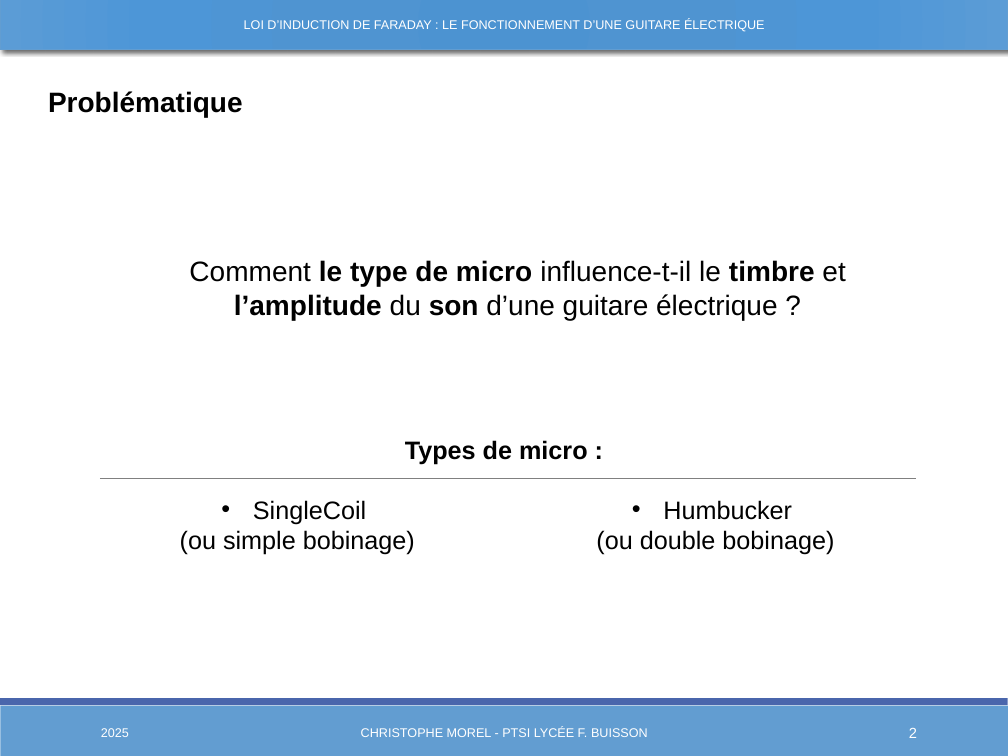
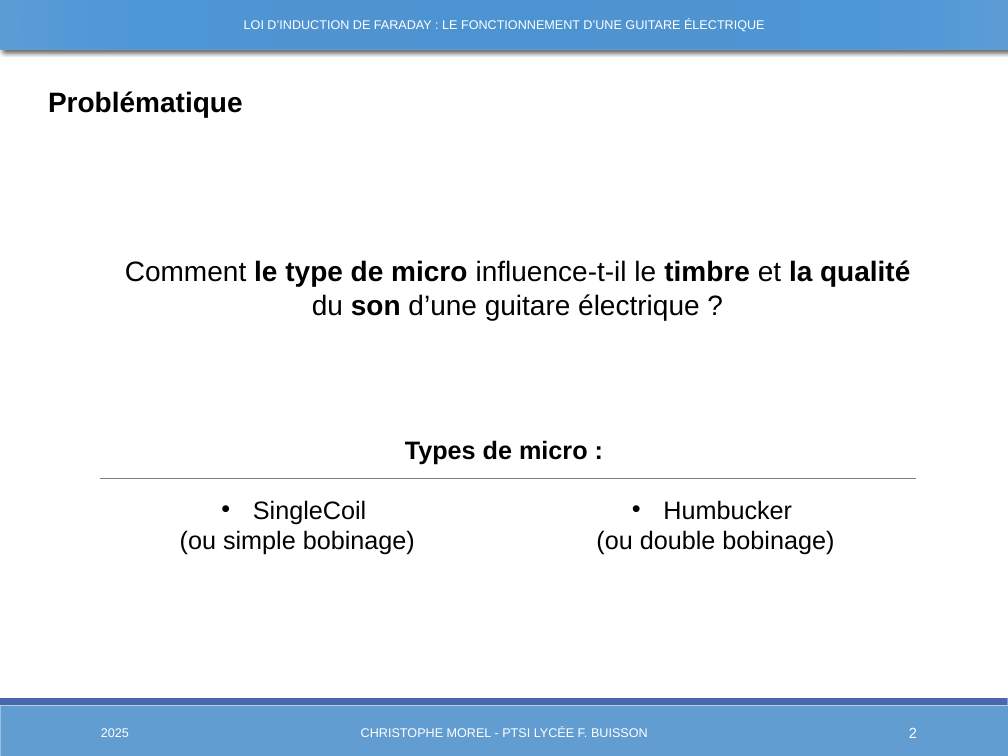
Before and after one commit to Chrismorel7/TIPE---Micro_guitare_elec, a slide deck: slide 2 of Views/Presentation3.pptx. Drawn at 1008x756 pixels with LibreOffice and Linux fonts; fonts in the diff are those of the drawing. Boxes give left, top, right and bottom in pixels: in the first picture for what was removed or moved away, otherwise in the second. Text is boxed around its words. In the diff, an @@ line names an element or a change of style, - is before the commit and + after.

```diff
--- a/Views/Presentation3.pptx
+++ b/Views/Presentation3.pptx
@@ text at (125,260,910,320): text changed @@
-Comment le type de micro influence-t-il le timbre et l’amplitude du son d’une guitare électrique ?
+Comment le type de micro influence-t-il le timbre et la qualité du son d’une guitare électrique ?
```
Also in this commit, not shown: 6 other slides changed, 2 slides removed, 14 other files.
